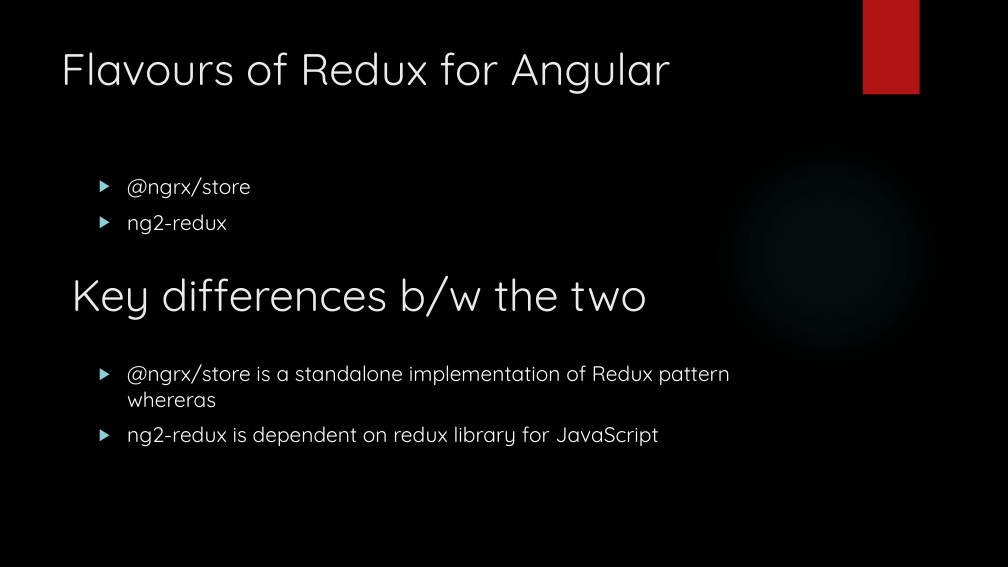
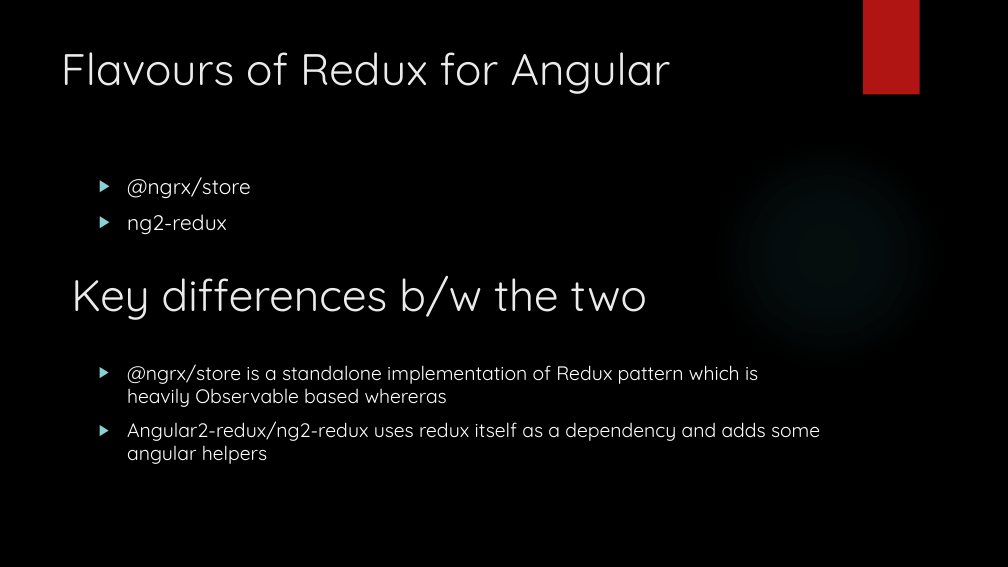
Before and after one commit to hipervee/learnRx, a slide deck: slide 14 of slidesAndImages/Introduction.pptx (slide 11 before the commit). Drawn at 1008x567 pixels with LibreOffice and Linux fonts; fonts in the diff are those of the drawing; background and template pictures are left out. Boxes give left, top, right and bottom in pixels: in the first picture for what was removed or moved away, otherwise in the second. Text is boxed around its words. In the diff, an @@ line names an element or a change of style, - is before the commit and + after.

Commit message:
asd

```diff
--- a/slidesAndImages/Introduction.pptx
+++ b/slidesAndImages/Introduction.pptx
@@ text at bbox=[127, 364, 820, 441]: text changed; size 20 to 18.5 pt @@
-▶ @ngrx/store is a standalone implementation of Redux pattern whereras
-▶ ng2-redux is dependent on redux library for JavaScript
+▶ @ngrx/store is a standalone implementation of Redux pattern which is heavily Observable based whereras
+▶ Angular2-redux/ng2-redux uses redux itself as a dependency and adds some angular helpers
```
Also in this commit, not shown: 1 other slide changed, 6 slides added.
